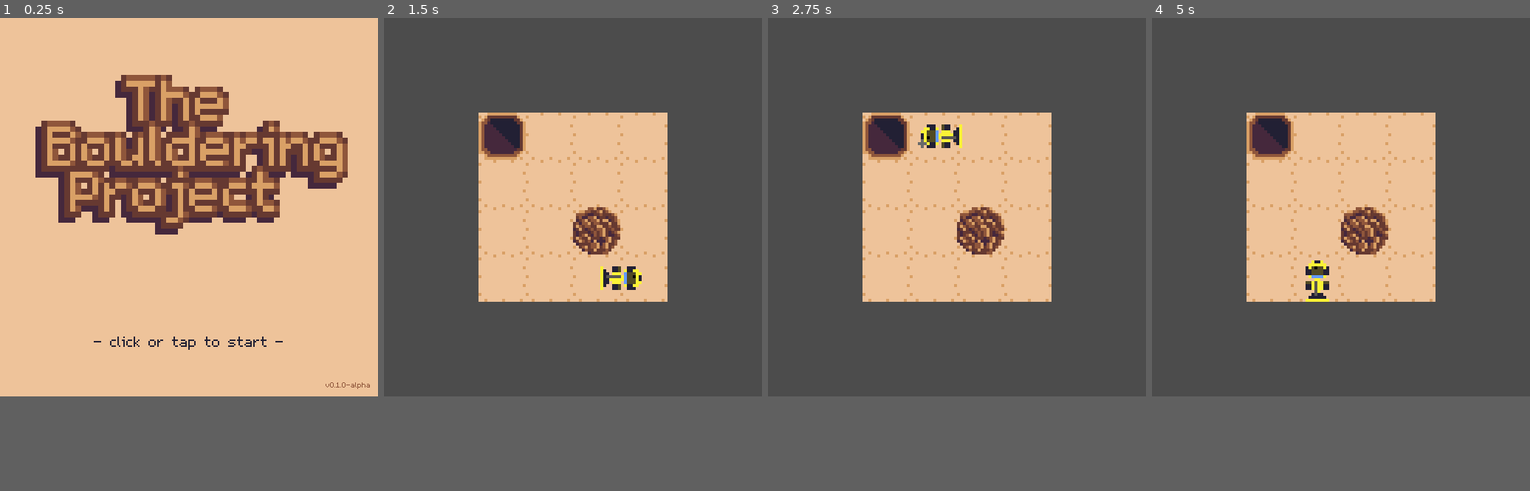
Above: before the commit, frames 1-4 (left to right).
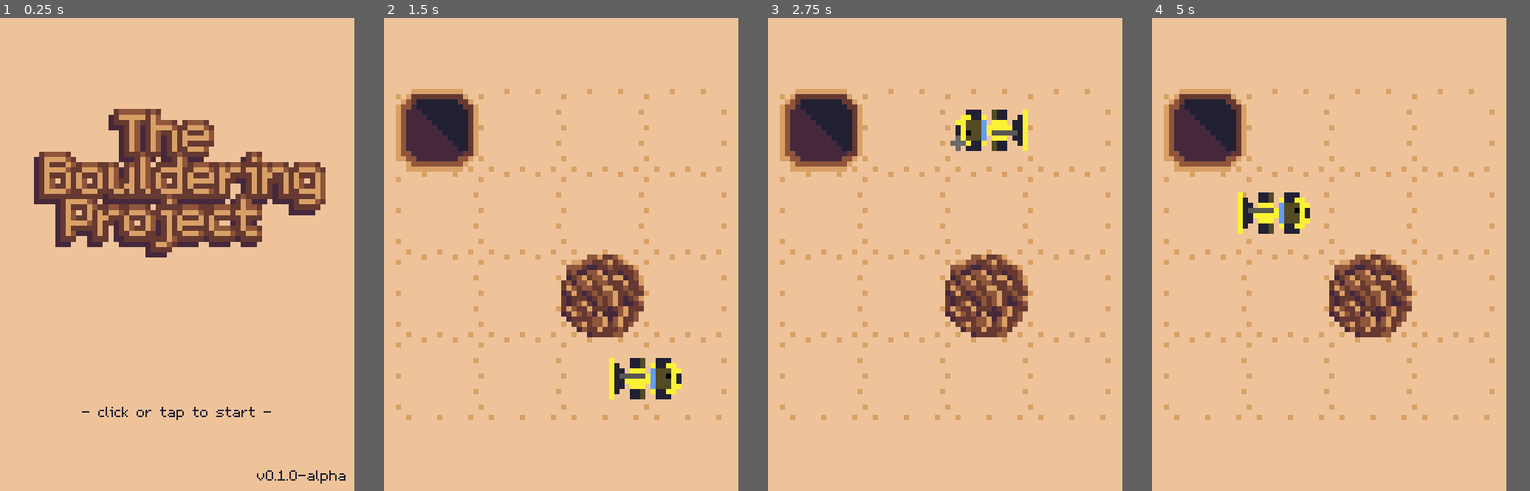
Above: after the commit, the same moments.

Repository: aludvik/Bouldering
Game: Godot game, scene res://main_menu/MainMenu.tscn
Two runs of this game, one before a commit and one after it. Both use one fixed random seed, a clock stepped at 60 frames per second and the inputs below.
Inputs (mouse positions are in pixels of both pictures, inside the frame that each line leads up to):
- Up to frame 1 (0.25 s): no input
- Up to frame 2 (1.5 s): tap Enter at 0.5 s; move the mouse to (656, 188) at 0.52 s; click (656, 188) at 0.67 s; move the mouse to (497, 226) at 1.27 s; click (497, 226) at 1.42 s
- Up to frame 3 (2.75 s): move the mouse to (994, 122) at 2.02 s; click (994, 122) at 2.17 s
- Up to frame 4 (5 s): move the mouse to (1322, 282) at 2.77 s; click (1322, 282) at 2.92 s; move the mouse to (1454, 263) at 3.52 s; click (1454, 263) at 3.67 s; move the mouse to (1227, 150) at 4.27 s; click (1227, 150) at 4.42 s
In our replay, the window is 512x512 before the commit and 480x640 after it. These sizes can differ from the game's own. Grey fills any space a smaller window leaves; there, only what the larger window draws over its background counts as a difference.

The runs differ from the first frame. In frame 1, 19% of the frame differs, in the area x 8-98%, y 12-99%; in frame 2, 60%; in frame 3, 62%, in the area x 0-94%, y 0-85%; in frame 4, 62%.

Commit message:
Adjust screen size and layout, set bg color to tan

Diff:
--- a/Main.tscn
+++ b/Main.tscn
@@ -6,7 +6,16 @@
 [node name="Main" type="Node"]
 script = ExtResource( 4 )
 
+[node name="ColorRect2" type="ColorRect" parent="."]
+anchor_right = 1.0
+anchor_bottom = 1.0
+color = Color( 0.933333, 0.764706, 0.603922, 1 )
+__meta__ = {
+"_edit_use_anchors_": false
+}
+
 [node name="PlayArea" parent="." instance=ExtResource( 1 )]
-position = Vector2( 128, 128 )
+position = Vector2( 0, 80 )
+size = 480
 
 [connection signal="game_finished" from="PlayArea" to="." method="_on_Board_game_finished"]
--- a/PlayArea.tscn
+++ b/PlayArea.tscn
@@ -8,14 +8,14 @@
 size = 256
 
 [node name="ColorRect" type="ColorRect" parent="."]
-margin_right = 256.0
-margin_bottom = 256.0
-color = Color( 0, 0, 0, 1 )
+margin_right = 480.0
+margin_bottom = 480.0
+color = Color( 0.933333, 0.764706, 0.603922, 1 )
 __meta__ = {
 "_edit_use_anchors_": false
 }
 
 [node name="Board" parent="." instance=ExtResource( 1 )]
-position = Vector2( 120, 120 )
+position = Vector2( 240, 240 )
 
 [connection signal="game_finished" from="Board" to="." method="_on_Board_game_finished"]
--- a/main_menu/MainMenu.tscn
+++ b/main_menu/MainMenu.tscn
@@ -9,6 +9,7 @@
 font_data = ExtResource( 1 )
 
 [sub_resource type="DynamicFont" id=2]
+size = 32
 font_data = ExtResource( 1 )
 
 [node name="Control" type="Control"]
@@ -41,22 +42,22 @@
 [node name="VBoxContainer" type="VBoxContainer" parent="MarginContainer"]
 margin_left = 10.0
 margin_top = 10.0
-margin_right = 502.0
-margin_bottom = 502.0
-custom_constants/separation = 40
+margin_right = 470.0
+margin_bottom = 630.0
+custom_constants/separation = 60
 alignment = 1
 
 [node name="Logo" type="TextureRect" parent="MarginContainer/VBoxContainer"]
-margin_right = 492.0
-margin_bottom = 373.0
+margin_right = 460.0
+margin_bottom = 448.0
 size_flags_vertical = 3
 texture = ExtResource( 2 )
 stretch_mode = 6
 
 [node name="Start" type="Label" parent="MarginContainer/VBoxContainer"]
-margin_top = 413.0
-margin_right = 492.0
-margin_bottom = 439.0
+margin_top = 508.0
+margin_right = 460.0
+margin_bottom = 534.0
 size_flags_vertical = 0
 custom_fonts/font = SubResource( 1 )
 custom_colors/font_color = Color( 0.133333, 0.12549, 0.203922, 1 )
@@ -64,10 +65,10 @@
 align = 1
 
 [node name="Version" type="Label" parent="MarginContainer/VBoxContainer"]
-margin_top = 479.0
-margin_right = 492.0
-margin_bottom = 492.0
+margin_top = 594.0
+margin_right = 460.0
+margin_bottom = 620.0
 custom_fonts/font = SubResource( 2 )
-custom_colors/font_color = Color( 0.560784, 0.337255, 0.231373, 1 )
+custom_colors/font_color = Color( 0.133333, 0.12549, 0.203922, 1 )
 text = "v0.1.0-alpha"
 align = 2
--- a/project.godot
+++ b/project.godot
@@ -16,8 +16,8 @@
 
 [display]
 
-window/size/width=512
-window/size/height=512
+window/size/width=480
+window/size/height=640
 window/handheld/orientation="portrait"
 window/stretch/mode="viewport"
 window/stretch/aspect="keep"
